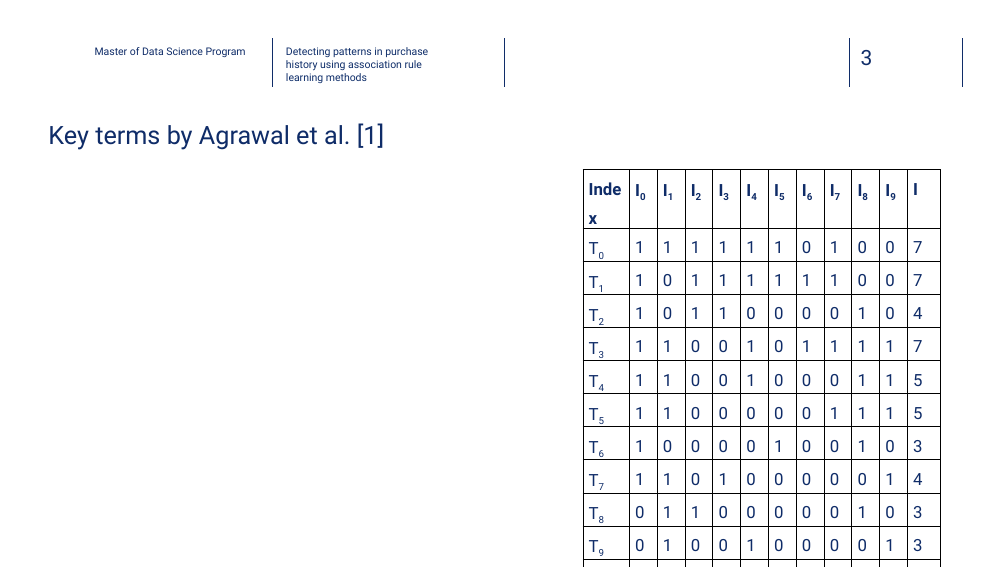
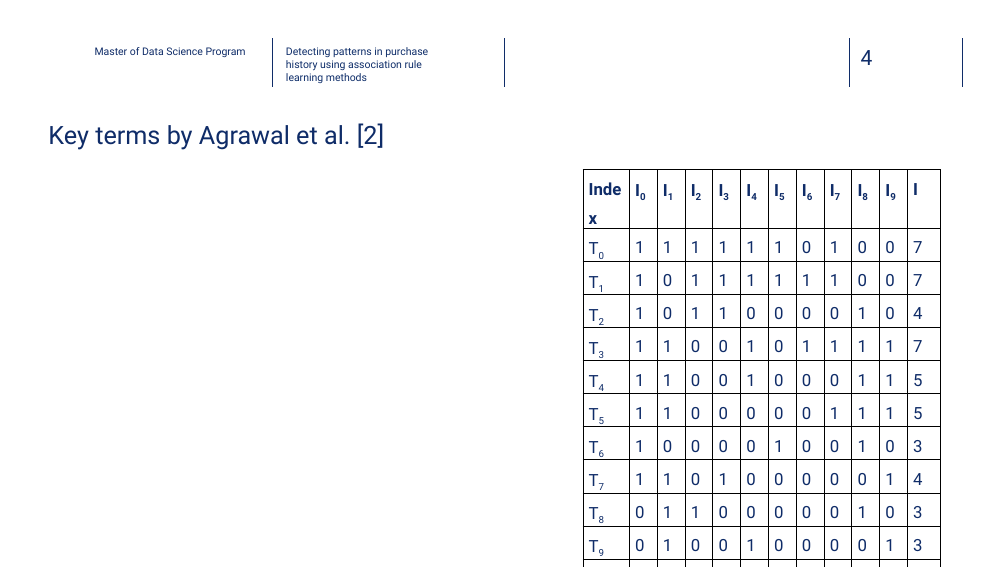
Before and after one commit to dawei7/Detecting-patterns-in-purchase-history-using-association-rule-learning-methods, a slide deck: slide 4 of MasterThesis/Presentation_Detecting-patterns-in-purchase-history-using-association-rule-learning-methods_latest.pptx (slide 3 before the commit). Drawn at 1008x567 pixels with LibreOffice and Linux fonts; fonts in the diff are those of the drawing; grey boxes stand for pictures; background and template pictures are left out. Boxes give left, top, right and bottom in pixels: in the first picture for what was removed or moved away, otherwise in the second. Text is boxed around its words. In the diff, an @@ line names an element or a change of style, - is before the commit and + after.

```diff
--- a/MasterThesis/Presentation_Detecting-patterns-in-purchase-history-using-association-rule-learning-methods_latest.pptx
+++ b/MasterThesis/Presentation_Detecting-patterns-in-purchase-history-using-association-rule-learning-methods_latest.pptx
@@ page number at (x1=861, y1=50, x2=873, y2=65): text changed @@
-3
+4
@@ title at (x1=48, y1=123, x2=385, y2=150): text changed @@
-Key terms by Agrawal et al. [1]
+Key terms by Agrawal et al. [2]
```
Also in this commit, not shown: 7 other slides changed, 5 slides added, 2 slides removed, 5 other files.
